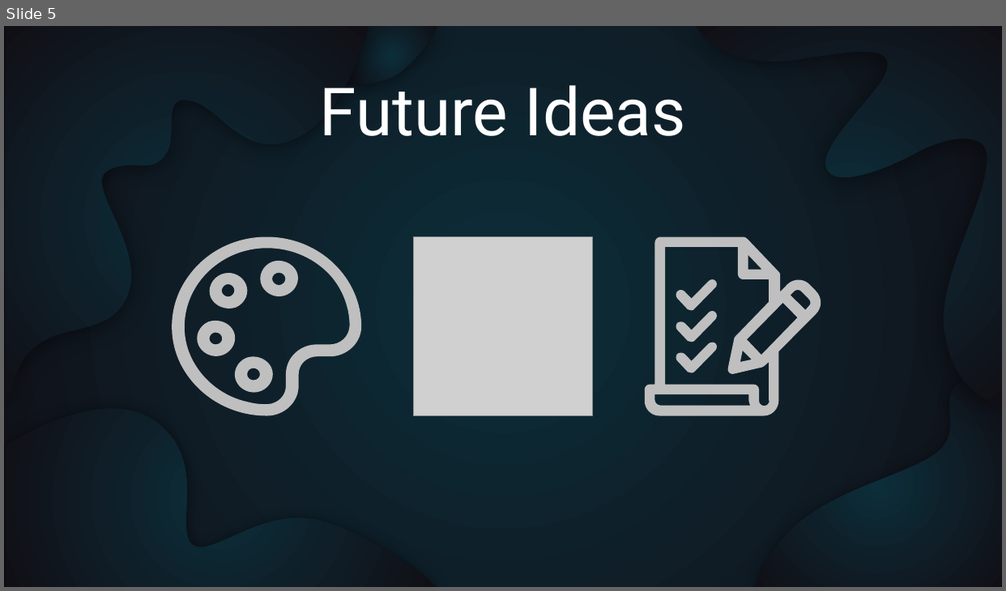
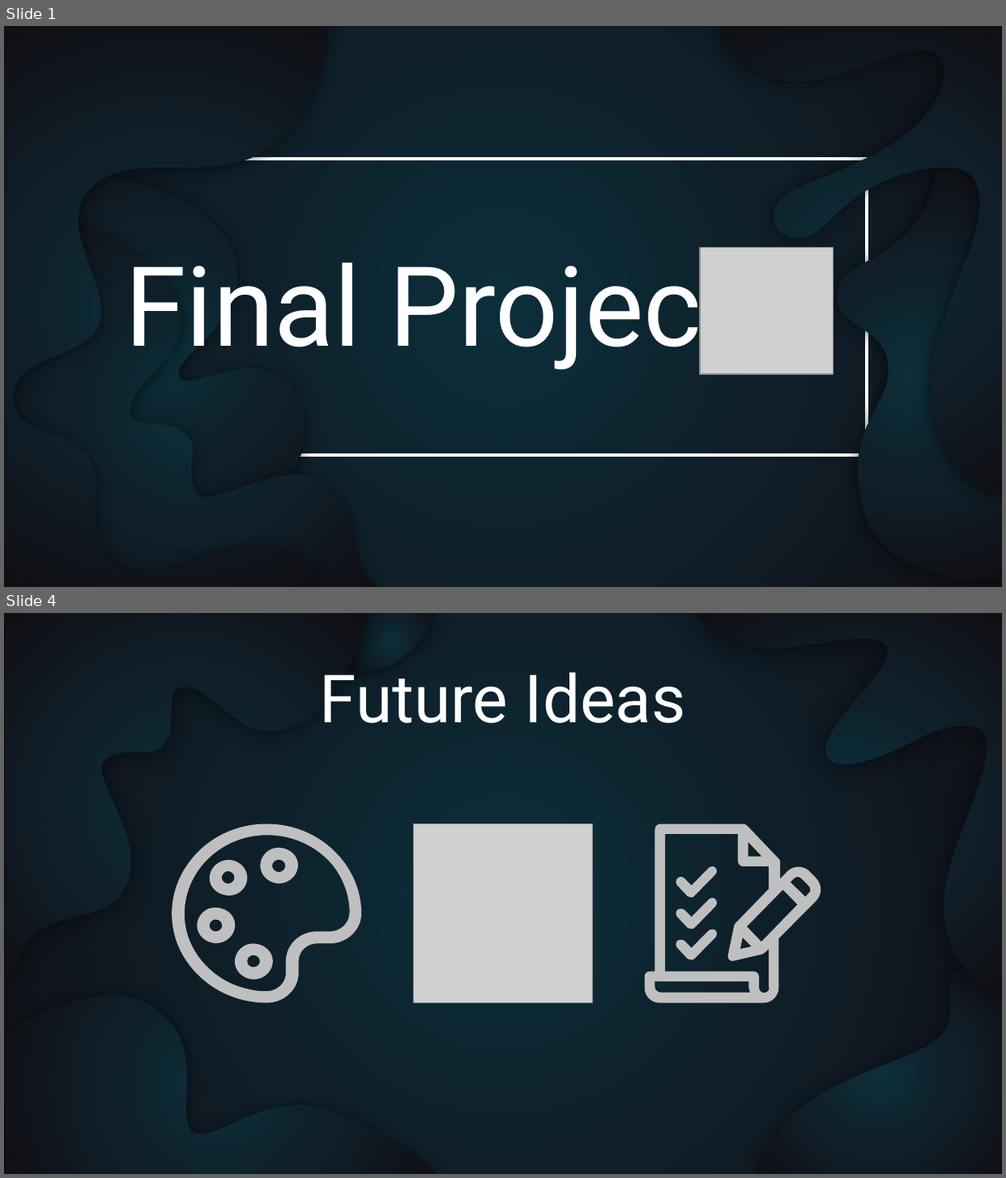
Before and after one commit to codingburgas/2122-otj-10-project-repo-PDDimitrova19, a slide deck: Documents/Presentation.pptx. Shown one above the other, each under a label of ours: slide 5 before the commit, slides 1 and 4 after it; the slides between them are not shown. The pictures are 1006x591 and 1006x1178 pixels, drawn with LibreOffice and Linux fonts; fonts in the diff are those of the drawing; grey boxes stand for pictures. Boxes give left, top, right and bottom in pixels: in the first picture for what was removed or moved away, otherwise in the second. Text is boxed around its words. In the diff, an @@ line names an element or a change of style, - is before the commit and + after.

```diff
--- a/Documents/Presentation.pptx
+++ b/Documents/Presentation.pptx
@@ slide 1 added at <box>4,26,1002,587</box>, background gradient #0C2E3A to #110F16 @@
@@ freeform shape added at <box>4,26,326,587</box>, fill gradient #0C2E3A to #110F16 @@
@@ freeform shape added at <box>718,26,1002,497</box>, fill gradient #0C2E3A to #110F16 @@
@@ freeform shape added at <box>4,168,327,530</box>, fill gradient #0C2E3A to #110F16 @@
@@ rectangle added at <box>74,159,867,455</box>, outline #FFFFFF 2.25 pt @@
@@ freeform shape added at <box>833,168,1002,582</box>, fill gradient #0C2E3A to #110F16 @@
@@ freeform shape added at <box>11,224,377,587</box>, fill gradient #0C2E3A to #110F16 @@
@@ title added at <box>125,247,738,372</box>, 80 pt, text #FFFFFF @@
+Final Project
@@ picture added at <box>700,248,833,374</box> @@
@@ what was slide 5 is now slide 4 @@
```
Also in this commit, not shown: 1 slide changed, 1 other slide added, 3 slides removed.
